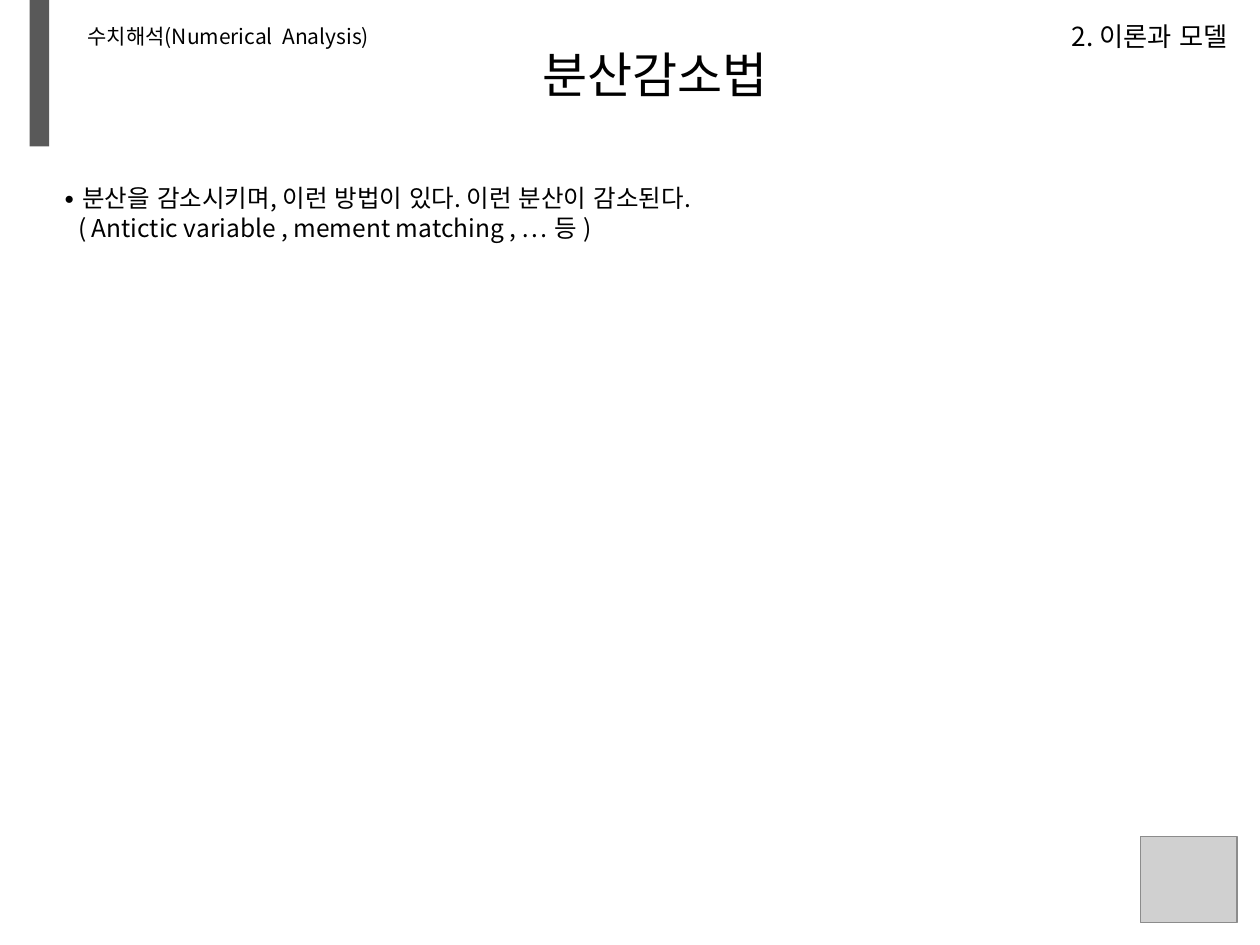
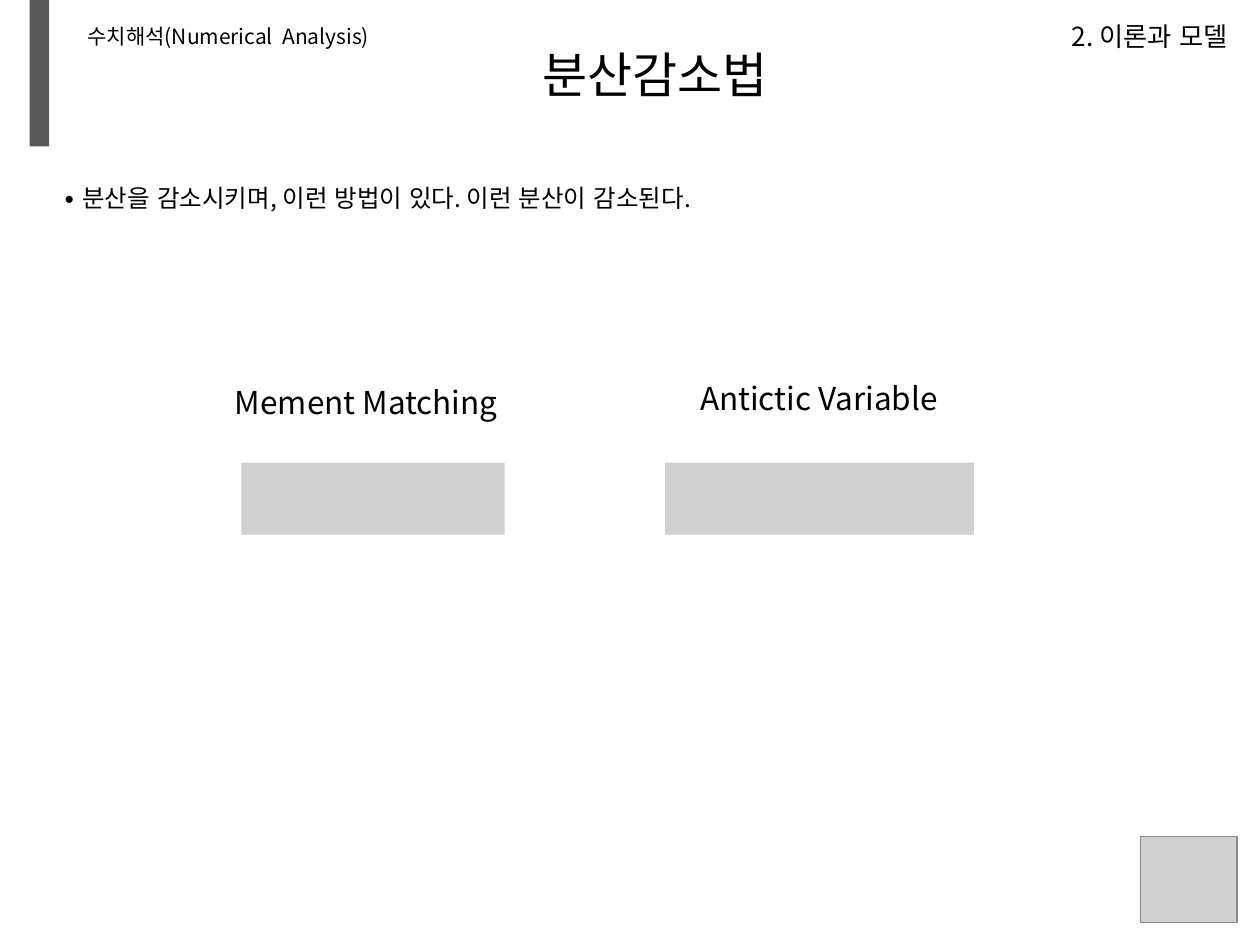
Before and after one commit to minikie/mxdocs, a slide deck: slide 21 of docs/ppt/test.pptm (slide 19 before the commit). Drawn at 1260x945 pixels with LibreOffice and Linux fonts; fonts in the diff are those of the drawing; grey boxes stand for pictures; background and template pictures are left out. Boxes give left, top, right and bottom in pixels: in the first picture for what was removed or moved away, otherwise in the second. Text is boxed around its words. In the diff, an @@ line names an element or a change of style, - is before the commit and + after.

```diff
--- a/docs/ppt/test.pptm
+++ b/docs/ppt/test.pptm
@@ text at [92,217,577,243]: paragraph removed @@
-( Antictic variable , mement matching , … 등 )
@@ text added at [235,389,498,422], 18 pt, text #000000 @@
+Mement Matching
@@ text added at [700,385,937,411], 18 pt, text #000000 @@
+Antictic Variable
@@ picture added at [242,462,505,534] @@
@@ picture added at [665,462,974,534] @@
```
Also in this commit, not shown: 21 other slides changed, 8 slides added, 7 slides removed, 1 other file.
